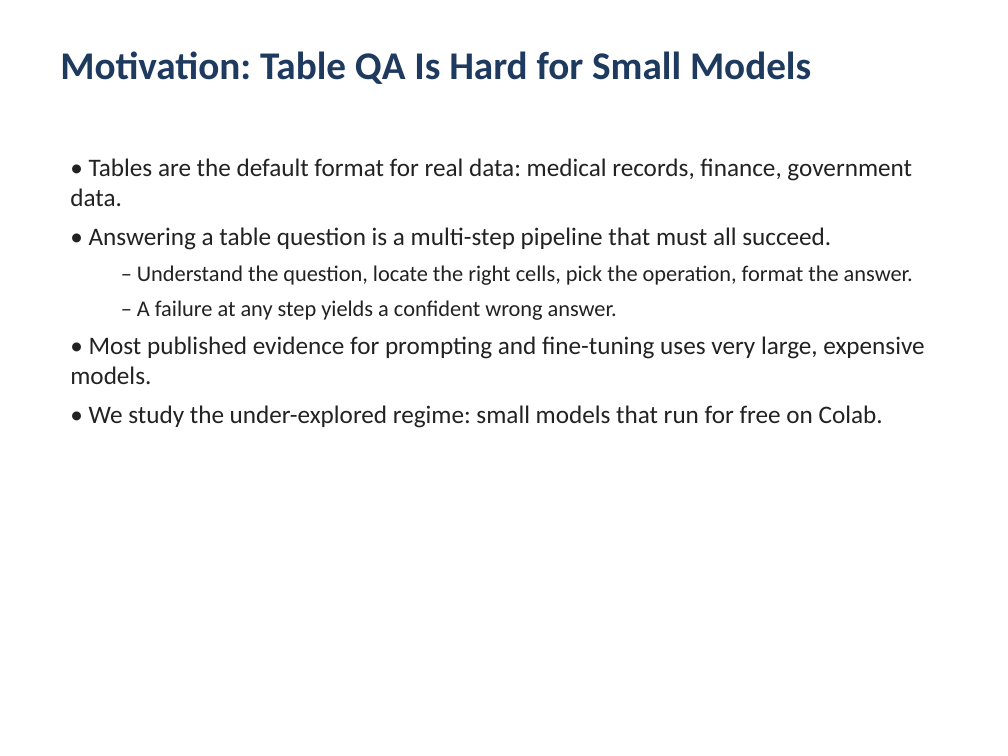
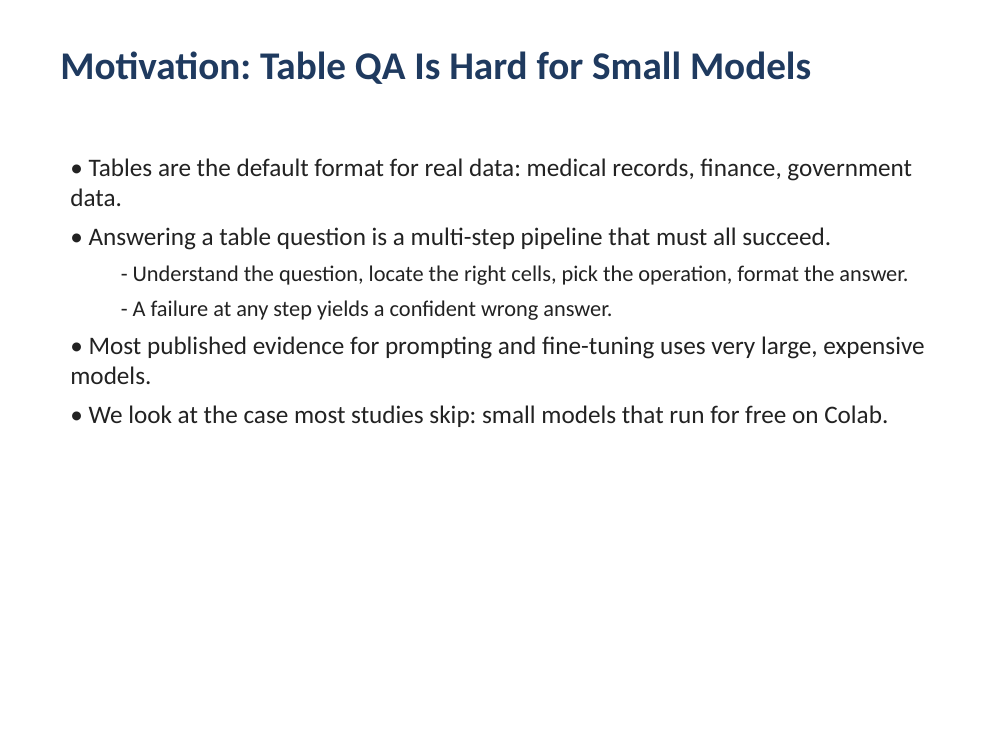
Before and after one commit to adiseshvsanklapur/ECS111FinalProject, a slide deck: slide 2 of slides/ECS111_slides.pptx. Drawn at 1008x756 pixels with LibreOffice and Linux fonts; fonts in the diff are those of the drawing. Boxes give left, top, right and bottom in pixels: in the first picture for what was removed or moved away, otherwise in the second. Text is boxed around its words. In the diff, an @@ line names an element or a change of style, - is before the commit and + after.

Commit message:
docs: de-slop results guide and slide/notebook generators, regenerate artifacts
Remove em/en dashes and buzzwords from results/README, the slide text, and the
notebook generators, then regenerate the deck and notebooks so the rendered
output matches. No tokens, numbers, or logic changed.

```diff
--- a/slides/ECS111_slides.pptx
+++ b/slides/ECS111_slides.pptx
@@ text at [133,265,908,320]: text changed @@
-  – Understand the question, locate the right cells, pick the operation, format the answer.
-  – A failure at any step yields a confident wrong answer.
+  - Understand the question, locate the right cells, pick the operation, format the answer.
+  - A failure at any step yields a confident wrong answer.
@@ text at [89,405,888,427]: text changed @@
-• We study the under-explored regime: small models that run for free on Colab.
+• We look at the case most studies skip: small models that run for free on Colab.
```
Also in this commit, not shown: 4 other slides changed, 10 other files.
